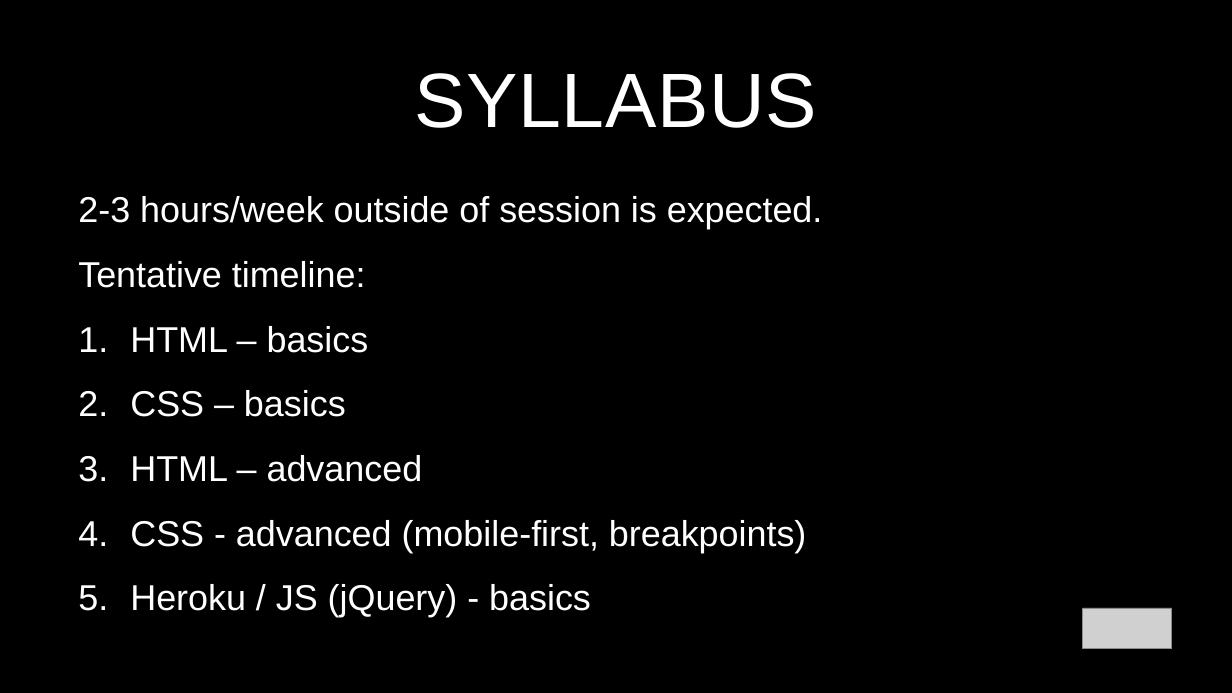
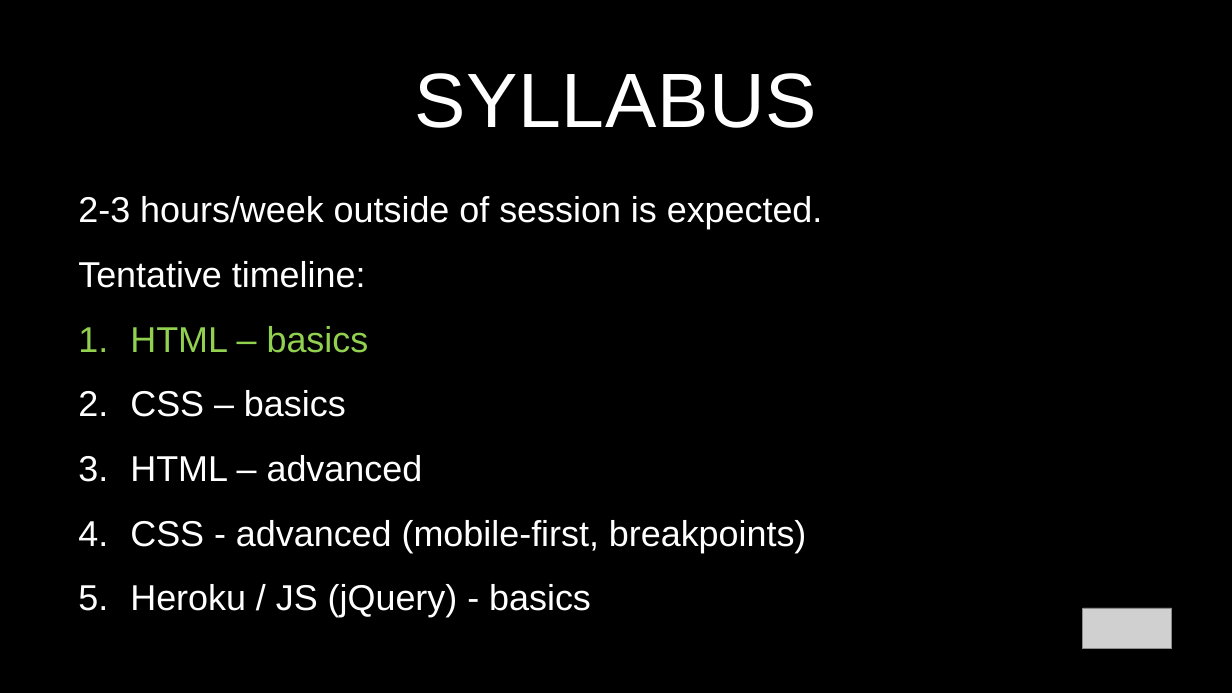
Before and after one commit to glenelkins/front-end-workshop, a slide deck: slide 2 of FEWorkshop-Week1.pptx. Drawn at 1232x693 pixels with LibreOffice and Linux fonts; fonts in the diff are those of the drawing; grey boxes stand for pictures. Boxes give left, top, right and bottom in pixels: in the first picture for what was removed or moved away, otherwise in the second. Text is boxed around its words. In the diff, an @@ line names an element or a change of style, - is before the commit and + after.

```diff
--- a/FEWorkshop-Week1.pptx
+++ b/FEWorkshop-Week1.pptx
@@ text at box(130, 326, 369, 353): text colour #FFFFFF to #92D050 in "HTML – basics" @@
```
Also in this commit, not shown: 2 other slides changed, 2 slides added.
